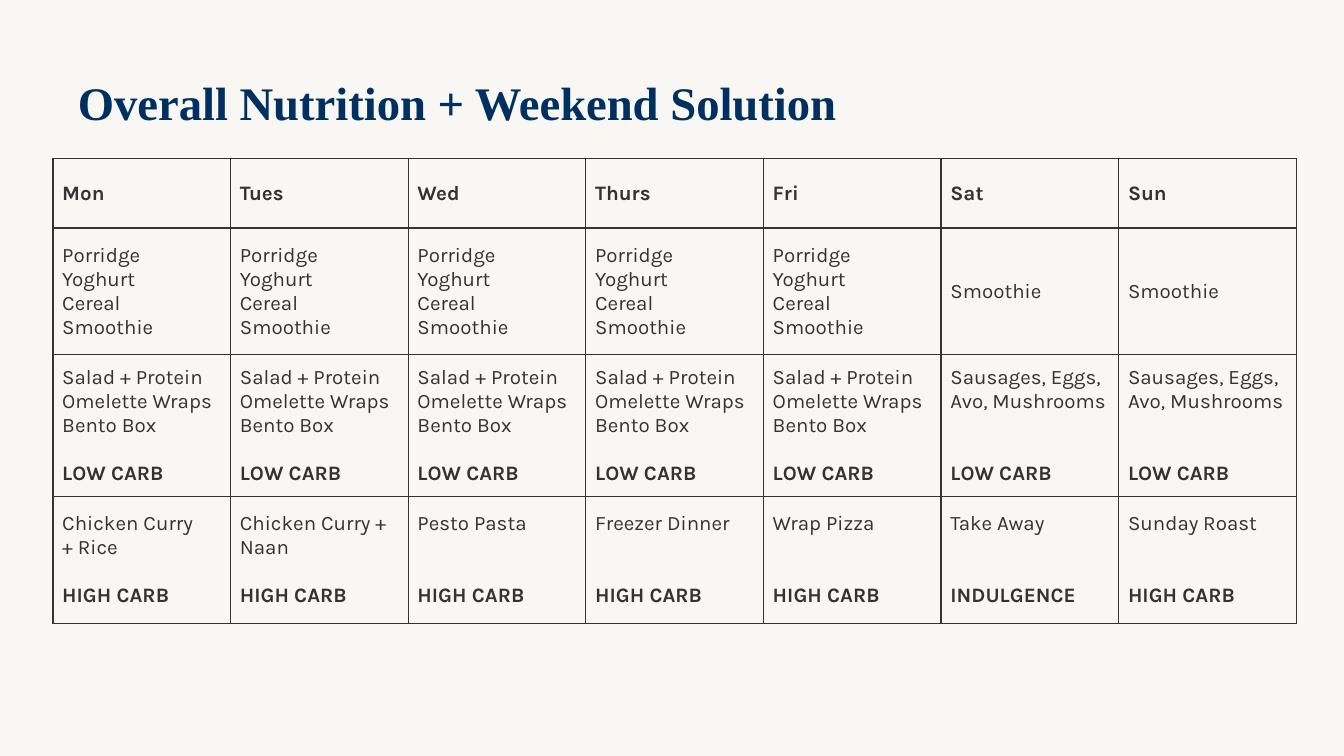
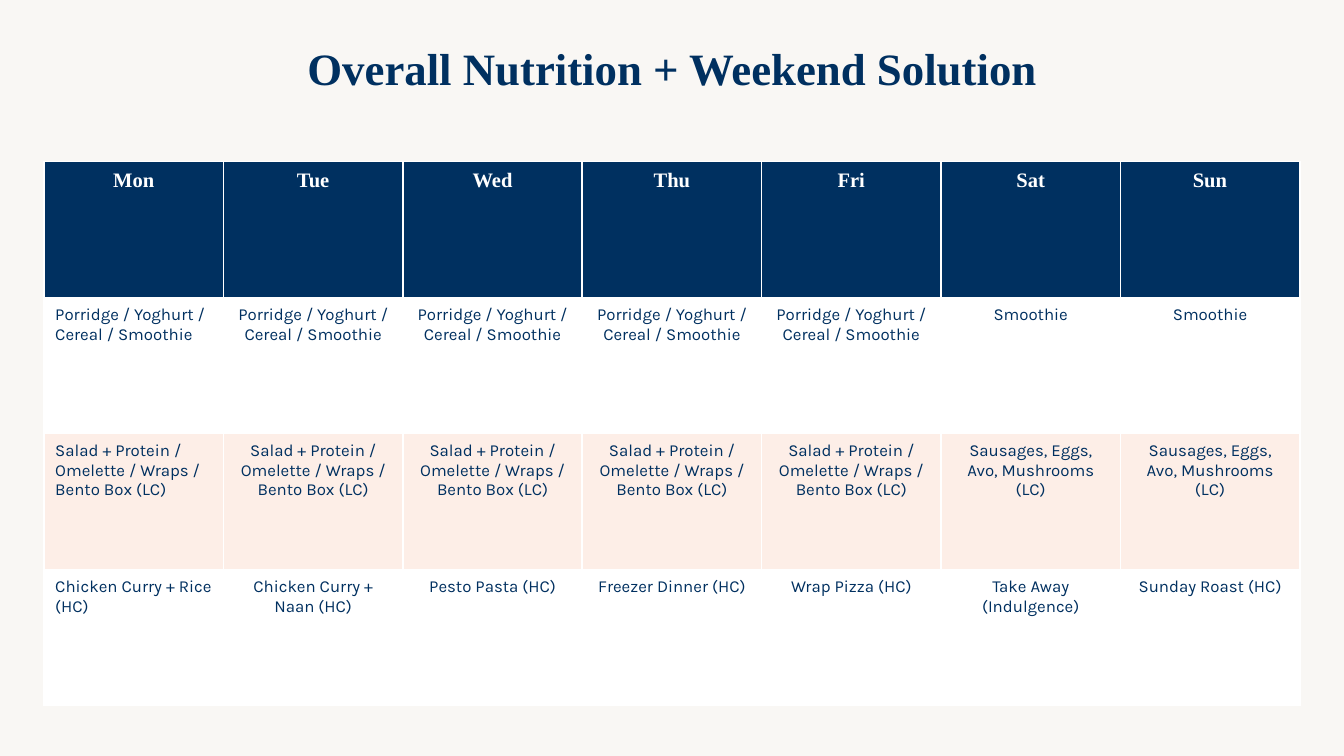
Before and after one commit to WeAreWLA/21-day-reset, a slide deck: slide 13 of decks/Day 5 - Free 5 Day Reset/Day 5 - Free 5 Day Reset.pptx. Drawn at 1344x756 pixels with LibreOffice and Linux fonts; fonts in the diff are those of the drawing. Boxes give left, top, right and bottom in pixels: in the first picture for what was removed or moved away, otherwise in the second. Text is boxed around its words. In the diff, an @@ line names an element or a change of style, - is before the commit and + after.

```diff
--- a/decks/Day 5 - Free 5 Day Reset/Day 5 - Free 5 Day Reset.pptx
+++ b/decks/Day 5 - Free 5 Day Reset/Day 5 - Free 5 Day Reset.pptx
@@ text "Overall Nutrition + Weekend Solution": place and size @@
-text "Overall Nutrition + Weekend Solution" at [78,87,836,121]
+text "Overall Nutrition + Weekend Solution" at [307,54,1036,86]
@@ text "Overall Nutrition + Weekend Solution" at [307,54,1036,86]: size 25 to 24 pt; alignment left to centre; line spacing 1.15 to 1; less space between paragraphs @@
@@ table at [44,161,1296,706] @@
-row 1, column 2: Tues
+row 1, column 2: Tue
-row 1, column 4: Thurs
+row 1, column 4: Thu
-row 2: Porridge Yoghurt Cereal Smoothie | Porridge Yoghurt Cereal Smoothie | Porridge Yoghurt Cereal Smoothie | Porridge Yoghurt Cereal Smoothie | Porridge Yoghurt Cereal Smoothie | Smoothie | Smoothie
+row 2: Porridge / Yoghurt / Cereal / Smoothie | Porridge / Yoghurt / Cereal / Smoothie | Porridge / Yoghurt / Cereal / Smoothie | Porridge / Yoghurt / Cereal / Smoothie | Porridge / Yoghurt / Cereal / Smoothie | Smoothie | Smoothie
-row 3: Salad + Protein Omelette Wraps Bento Box LOW CARB | Salad + Protein Omelette Wraps Bento Box LOW CARB | Salad + Protein Omelette Wraps Bento Box LOW CARB | Salad + Protein Omelette Wraps Bento Box LOW CARB | Salad + Protein Omelette Wraps Bento Box LOW CARB | Sausages, Eggs, Avo, Mushrooms / LOW CARB | Sausages, Eggs, Avo, Mushrooms / LOW CARB
+row 3: Salad + Protein / Omelette / Wraps / Bento Box (LC) | Salad + Protein / Omelette / Wraps / Bento Box (LC) | Salad + Protein / Omelette / Wraps / Bento Box (LC) | Salad + Protein / Omelette / Wraps / Bento Box (LC) | Salad + Protein / Omelette / Wraps / Bento Box (LC) | Sausages, Eggs, Avo, Mushrooms (LC) | Sausages, Eggs, Avo, Mushrooms (LC)
-row 4: Chicken Curry + Rice / HIGH CARB | Chicken Curry + Naan / HIGH CARB | Pesto Pasta / HIGH CARB | Freezer Dinner / HIGH CARB | Wrap Pizza / HIGH CARB | Take Away / INDULGENCE | Sunday Roast / HIGH CARB
+row 4: Chicken Curry + Rice (HC) | Chicken Curry + Naan (HC) | Pesto Pasta (HC) | Freezer Dinner (HC) | Wrap Pizza (HC) | Take Away (Indulgence) | Sunday Roast (HC)
@@ fill none to #003060 in row 1 @@
@@ fill none to #FFFFFF in 14 cells @@
@@ fill none to #FDEEE7 in row 3 @@
@@ font Karla to Times New Roman, text colour #333333 to #FFFFFF in "Mon", "Wed", "Fri", "Sat" and 1 more places @@
@@ size 11 to 9 pt, text colour #333333 to #003060 in "Smoothie", "Smoothie" @@
@@ alignment left to centre @@
@@ borders changed @@
@@ table: place and size @@
-table at [52,159,1294,607]
+table at [44,161,1296,706]
```
Also in this commit, not shown: 25 other slides changed.
